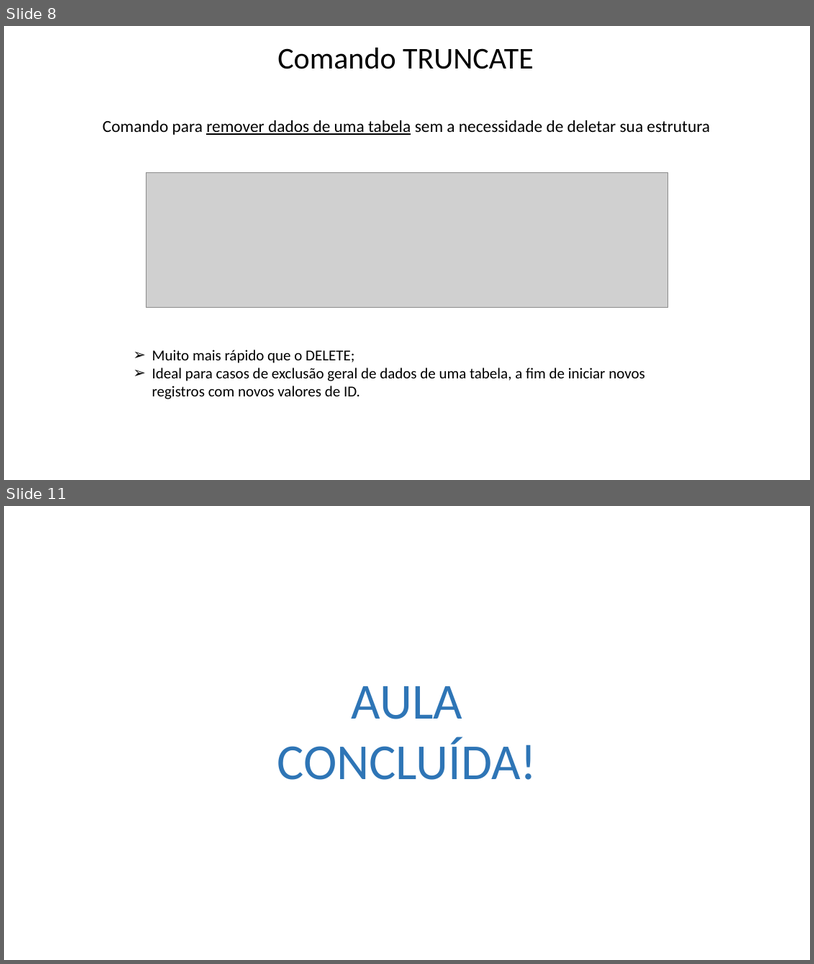
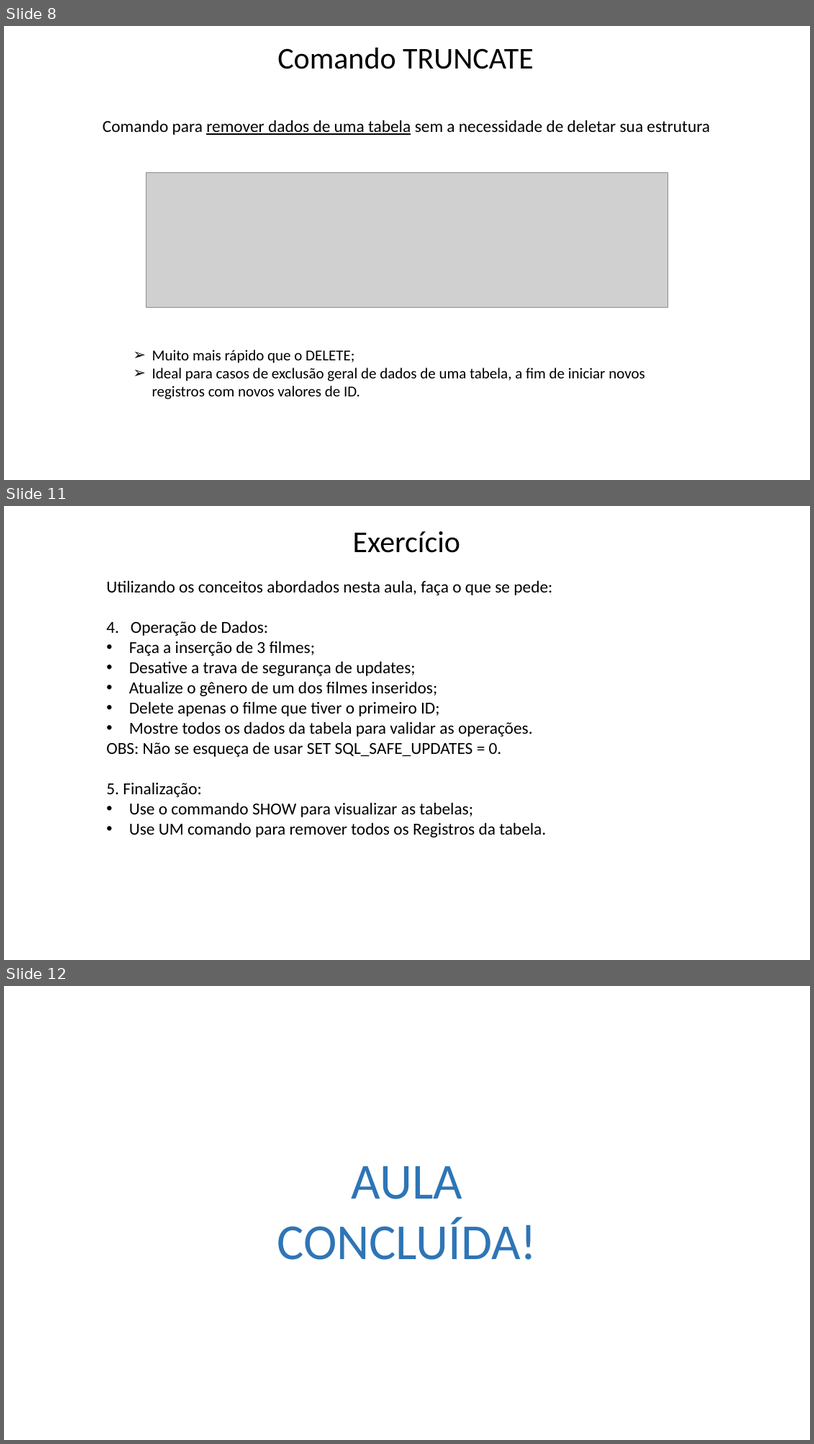
Before and after one commit to Felipe-Tagawa/C07-Monitoria, a slide deck: Aula 5/ComandosDDL.pptx. Shown one above the other, each under a label of ours: slides 8 and 11 before the commit, slides 8, 11 and 12 after it; the slides between them are not shown. The pictures are 814x964 and 814x1444 pixels, drawn with LibreOffice and Linux fonts; fonts in the diff are those of the drawing; grey boxes stand for pictures; background and template pictures are left out. Boxes give left, top, right and bottom in pixels: in the first picture for what was removed or moved away, otherwise in the second. Text is boxed around its words. In the diff, an @@ line names an element or a change of style, - is before the commit and + after.

Commit message:
feat: add new exercise to `Aula 5`

```diff
--- a/Aula 5/ComandosDDL.pptx
+++ b/Aula 5/ComandosDDL.pptx
@@ slide 11 added at (4,506,810,960), background picture (left out) @@
@@ text added at (353,531,460,553), 36 pt, text #000000 @@
+Exercício
@@ text added at (106,580,553,837), 20 pt, text #000000 @@
+Utilizando os conceitos abordados nesta aula, faça o que se pede:
+4. Operação de Dados:
+• Faça a inserção de 3 filmes;
+• Desative a trava de segurança de updates;
+• Atualize o gênero de um dos filmes inseridos;
+• Delete apenas o filme que tiver o primeiro ID;
+• Mostre todos os dados da tabela para validar as operações.
+OBS: Não se esqueça de usar SET SQL_SAFE_UPDATES = 0.
+5. Finalização:
+• Use o commando SHOW para visualizar as tabelas;
+• Use UM comando para remover todos os Registros da tabela.
@@ what was slide 11 is now slide 12 @@
```
Also in this commit, not shown: 2 slides changed, 2 other files.
